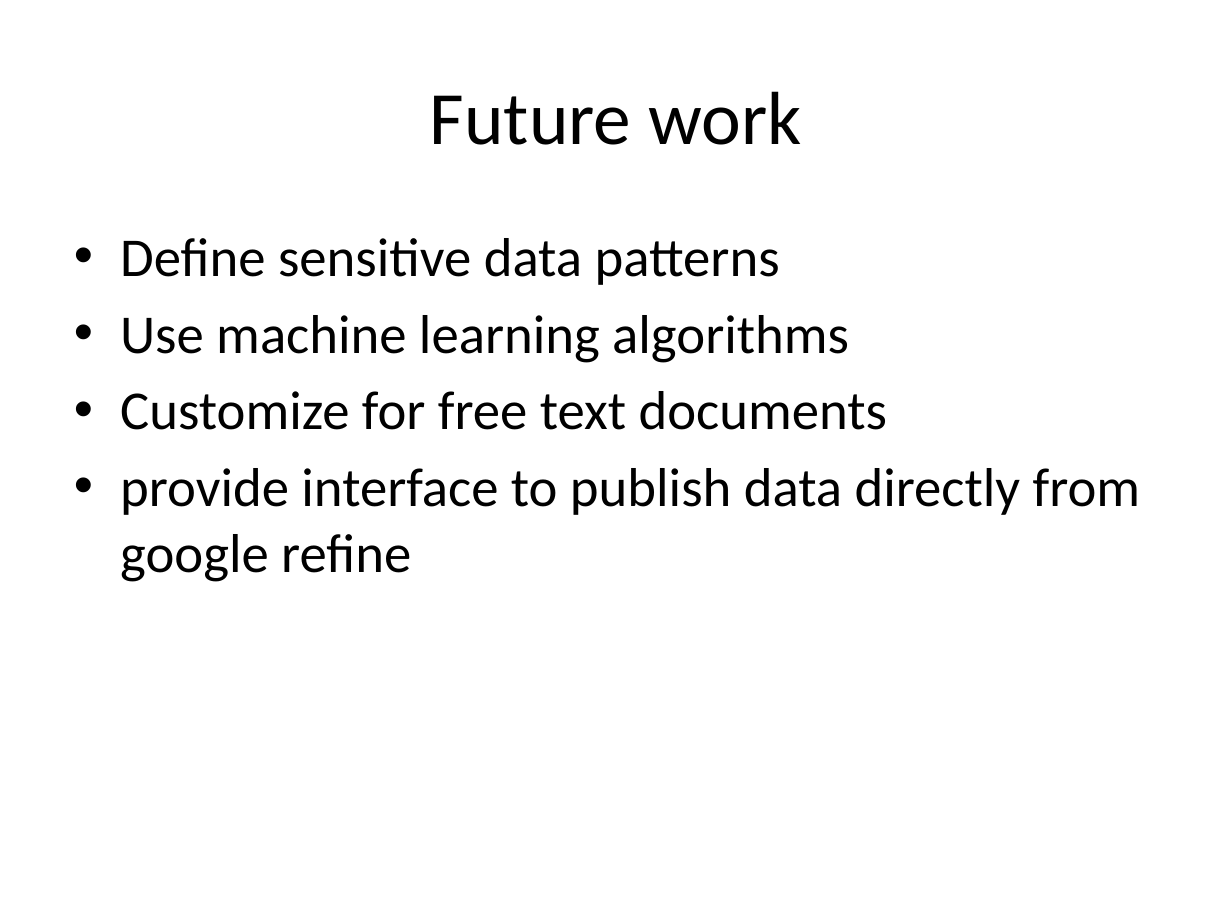
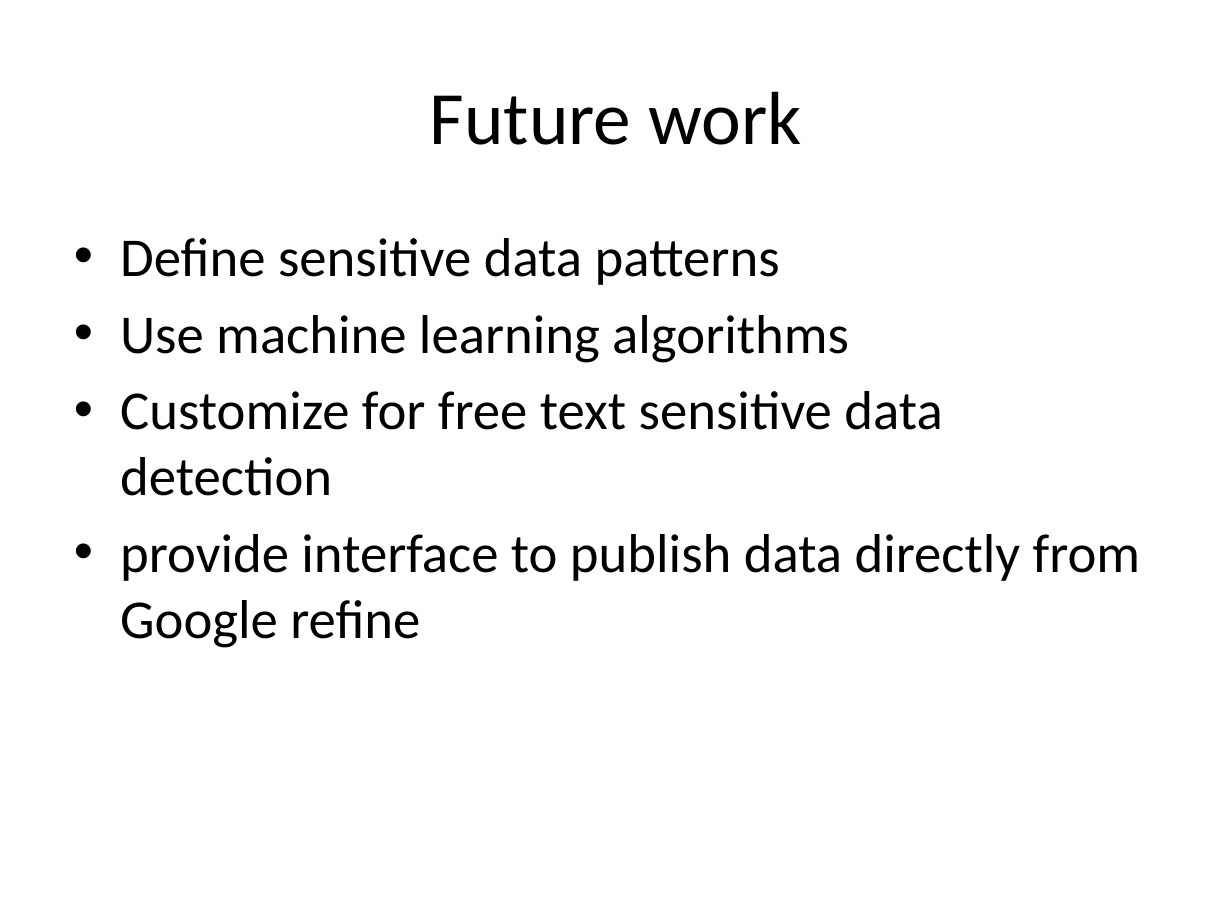
Before and after one commit to seyyaw/rhok-hack-sensitive-data, a slide deck: slide 9 of grefine-rhok-extension/doc/presentation.pptx (slide 8 before the commit). Drawn at 1232x924 pixels with LibreOffice and Linux fonts; fonts in the diff are those of the drawing. Boxes give left, top, right and bottom in pixels: in the first picture for what was removed or moved away, otherwise in the second. Text is boxed around its words. In the diff, an @@ line names an element or a change of style, - is before the commit and + after.

```diff
--- a/grefine-rhok-extension/doc/presentation.pptx
+++ b/grefine-rhok-extension/doc/presentation.pptx
@@ text at (x1=120, y1=391, x2=1140, y2=648): text changed @@
-• Customize for free text documents
-• provide interface to publish data directly from google refine
+• Customize for free text sensitive data detection
+• provide interface to publish data directly from Google refine
```
Also in this commit, not shown: 1 other slide changed, 1 slide added.
